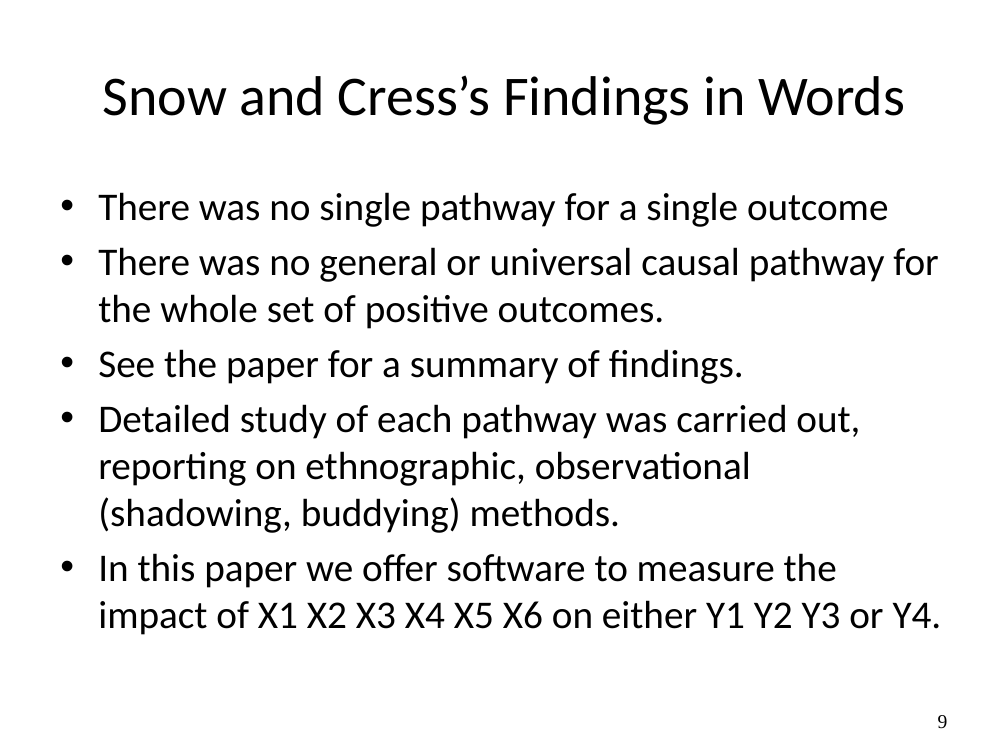
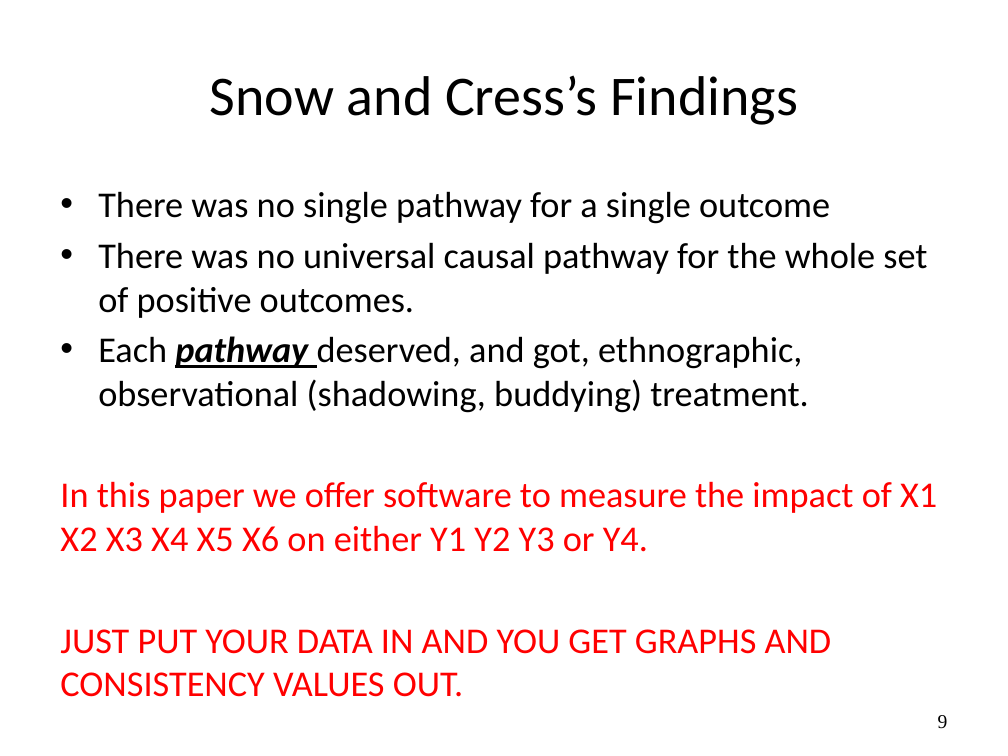
Before and after one commit to WendyOlsen/fsgof, a slide deck: slide 9 of FuzzyQCAConsistencyWithGoodnessofFitTestsOlsen2016.pptx. Drawn at 1008x756 pixels with LibreOffice and Linux fonts; fonts in the diff are those of the drawing. Boxes give left, top, right and bottom in pixels: in the first picture for what was removed or moved away, otherwise in the second. Text is boxed around its words. In the diff, an @@ line names an element or a change of style, - is before the commit and + after.

```diff
--- a/FuzzyQCAConsistencyWithGoodnessofFitTestsOlsen2016.pptx
+++ b/FuzzyQCAConsistencyWithGoodnessofFitTestsOlsen2016.pptx
@@ title at [210,75,798,125]: text changed @@
-Snow and Cress’s Findings in Words
+Snow and Cress’s Findings
@@ text at [60,191,937,552]: size 28 to 25.9 pt in "There was no single pathway for a ...", "In this paper we offer software to ..."; text colour #000000 to #FF0000 in "In this paper we offer software to ..."; bullet • to none @@
@@ text at [98,242,927,413]: text changed; size 28 to 25.9 pt @@
-• There was no general or universal causal pathway for the whole set of positive outcomes.
-• See the paper for a summary of findings.
-• Detailed study of each pathway was carried out, reporting on ethnographic, observational (shadowing, buddying) methods.
+• There was no universal causal pathway for the whole set of positive outcomes.
+• Each pathway deserved, and got, ethnographic, observational (shadowing, buddying) treatment.
@@ text at [60,629,832,654]: paragraph added @@
+JUST PUT YOUR DATA IN AND YOU GET GRAPHS AND CONSISTENCY VALUES OUT.
```
Also in this commit, not shown: 28 other slides changed, 12 slides added, 13 slides removed.
